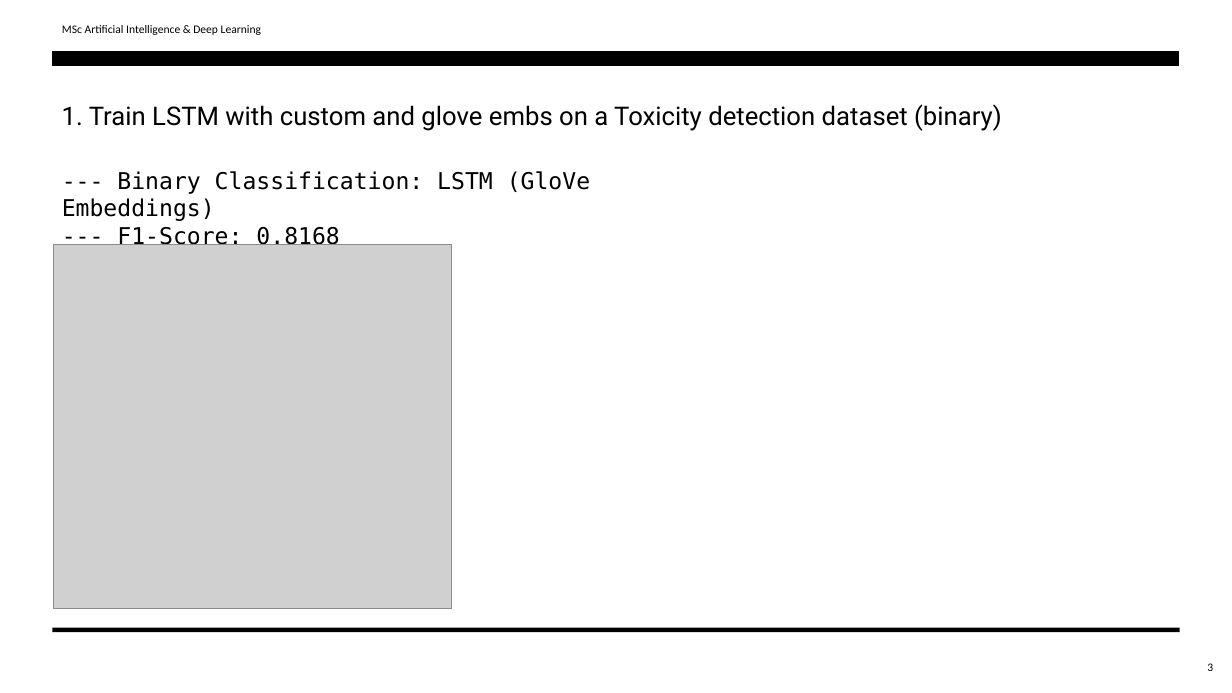
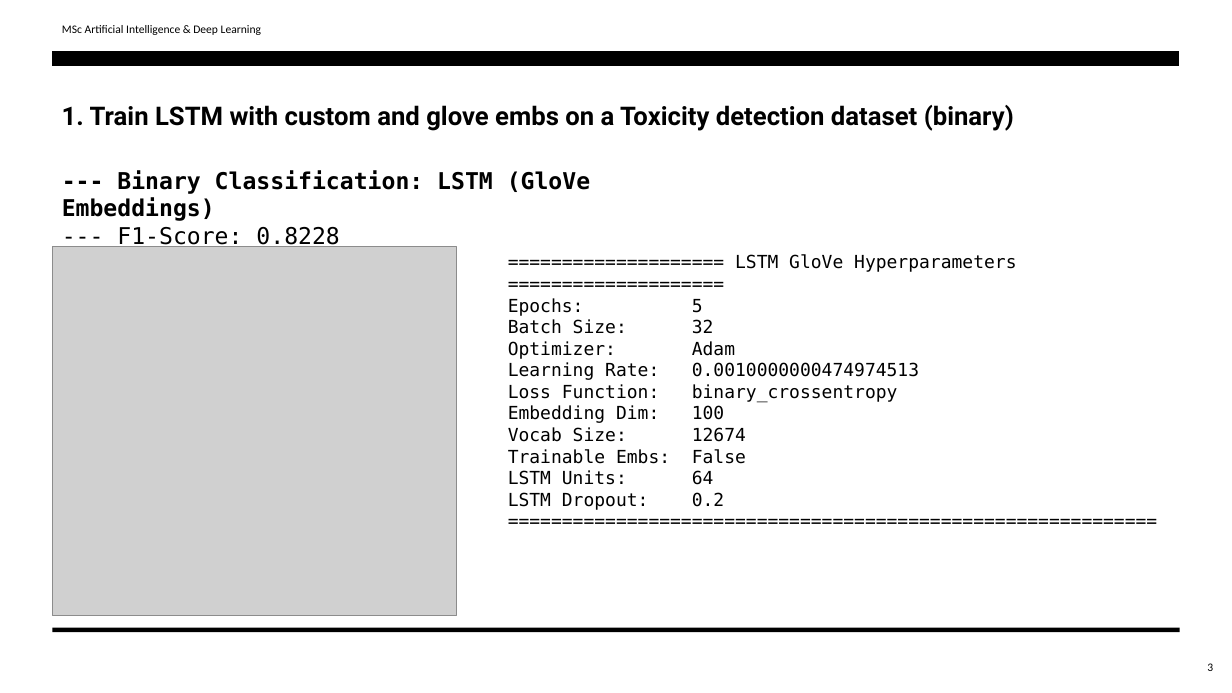
Before and after one commit to tcharos/NLP-Toxicity-Detection, a slide deck: slide 3 of NLP_finalPresentation.pptx. Drawn at 1232x693 pixels with LibreOffice and Linux fonts; fonts in the diff are those of the drawing; grey boxes stand for pictures. Boxes give left, top, right and bottom in pixels: in the first picture for what was removed or moved away, otherwise in the second. Text is boxed around its words. In the diff, an @@ line names an element or a change of style, - is before the commit and + after.

```diff
--- a/NLP_finalPresentation.pptx
+++ b/NLP_finalPresentation.pptx
@@ text "1. Train LSTM with custom ..." at (62,105,1014,131): bold on @@
@@ text at (62,170,590,221): bold on in "--- Binary Classification: LSTM (GloVe Embeddings)" @@
@@ text at (117,227,339,250): text changed @@
---- F1-Score: 0.8168
+--- F1-Score: 0.8228
@@ picture: place and size @@
-picture at (53,245,451,609)
+picture at (53,247,457,616)
@@ text added at (508,254,1016,510), 14 pt, text #000000 @@
+==================== LSTM GloVe Hyperparameters ====================
+Epochs: 5
+Batch Size: 32
+Optimizer: Adam
+Learning Rate: 0.0010000000474974513
+Loss Function: binary_crossentropy
+Embedding Dim: 100
+Vocab Size: 12674
+Trainable Embs: False
+LSTM Units: 64
+LSTM Dropout: 0.2
+============================================================
```
Also in this commit, not shown: 5 other slides changed, 4 slides added.
